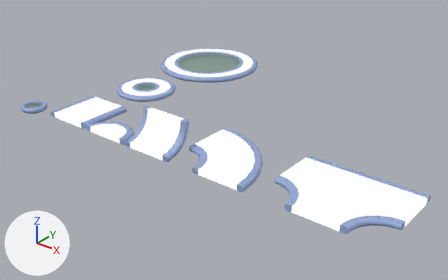
Renders of the Blender file Assets/World/C6L1/netpath/raw/C6L1_netpath.blend from each side of a commit.
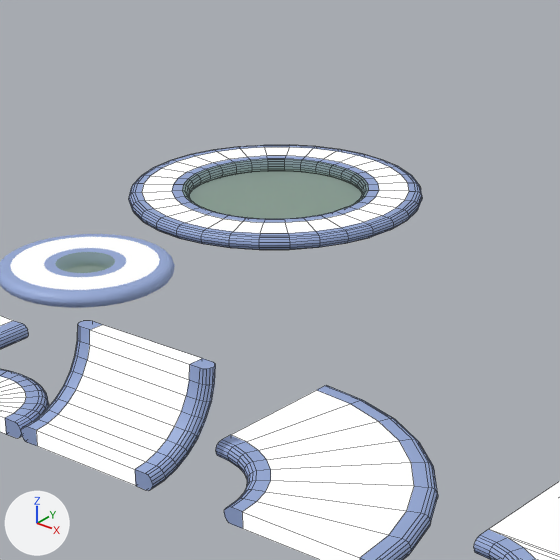
There are two pictures of each version: one whole from a camera (50 mm lens) standing at (86.6, -62.8, 45.5) and looking at (21.9, 18.0, -4.6), one close up on the part from 26% to 68% of the width and 0% to 66% of the height. The lights are fixed; the arrows at lower left show +X, +Y and +Z. The close-ups show mesh edges as thin lines.

Names of what the first close-up shows: 'netpath_end', 'netpath_left90', 'netpath_platform', 'netpath_platform_huge', 'netpath_tee90', 'netpath_vertical90'.
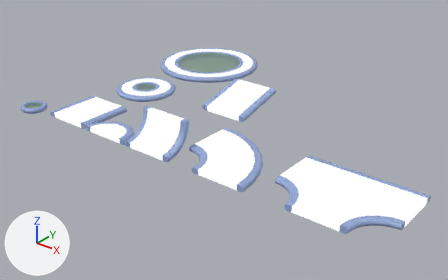
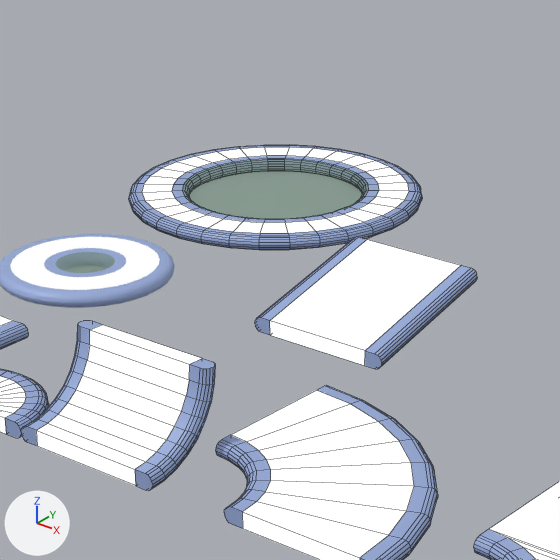
Boxes (x1, y1, x2, y2) around the edits, measured in the close-ups (560 x 560 px):
'netpath_ramp20', added: after (255, 237, 477, 369)
    faces in mat_netpath_middle (white #ffffff): (270, 240, 461, 366)
    faces in mat_netpath_rim (blue #98acda): (255, 237, 477, 369)

Edits to the bpy script that builds the scene:
```text
Add me_cube_005:
    me_cube_005.from_pydata(...)  # 48 vertices, 30 faces; spans x -5.0..5.0, y 0.0..10.0, z -1.0..2.5
    me_cube_005.polygons.foreach_set('use_smooth', [True] * 30)
    # faces by material slot: [26, 4]
    me_cube_005.materials.append(mat_netpath_rim)  # blue #98acda
    me_cube_005.materials.append(mat_netpath_middle)  # white #ffffff
Add ob_netpath_ramp20:
    ob_netpath_ramp20 = bpy.data.objects.new('netpath_ramp20', me_cube_005)
    ob_netpath_ramp20.location = (20.0, 20.0, 0.0)
```
